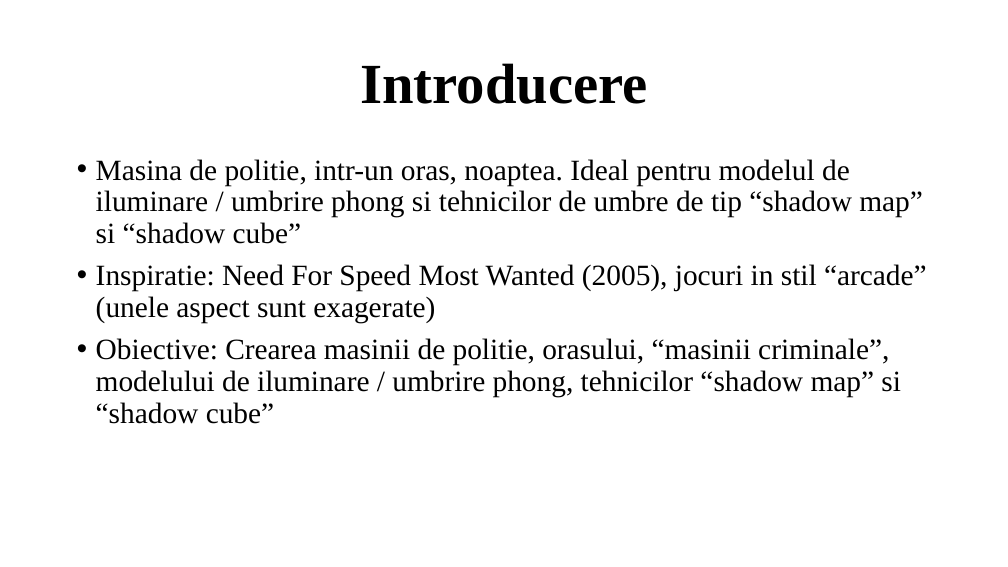
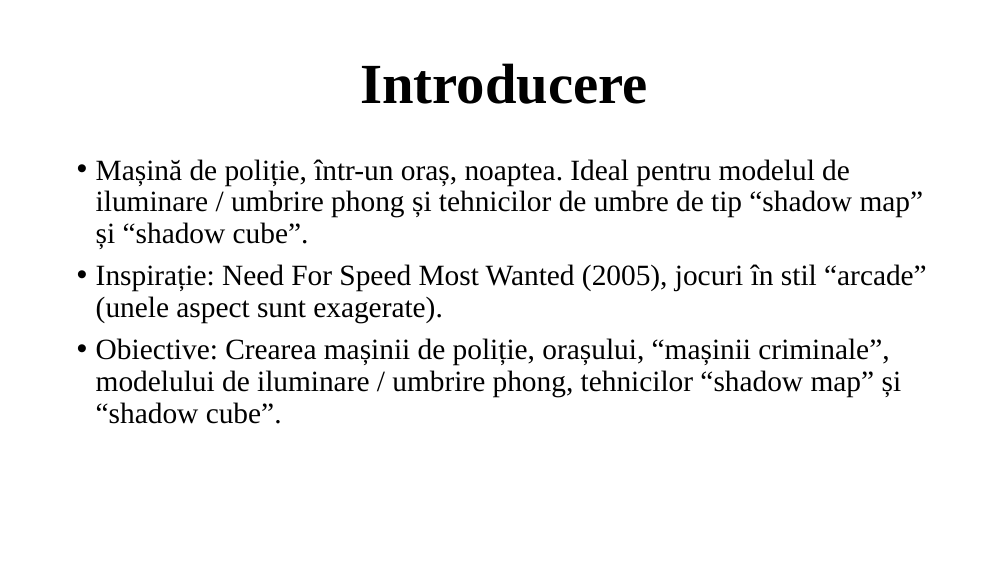
Before and after one commit to RarincaRobertMario/ProiectSPG, a slide deck: slide 2 of PresentareSPG.pptx. Drawn at 1008x567 pixels with LibreOffice and Linux fonts; fonts in the diff are those of the drawing. Boxes give left, top, right and bottom in pixels: in the first picture for what was removed or moved away, otherwise in the second. Text is boxed around its words. In the diff, an @@ line names an element or a change of style, - is before the commit and + after.

```diff
--- a/PresentareSPG.pptx
+++ b/PresentareSPG.pptx
@@ text at [96, 159, 927, 424]: text changed @@
-• Masina de politie, intr-un oras, noaptea. Ideal pentru modelul de iluminare / umbrire phong si tehnicilor de umbre de tip “shadow map” si “shadow cube”
-• Inspiratie: Need For Speed Most Wanted (2005), jocuri in stil “arcade” (unele aspect sunt exagerate)
-• Obiective: Crearea masinii de politie, orasului, “masinii criminale”, modelului de iluminare / umbrire phong, tehnicilor “shadow map” si “shadow cube”
+• Mașină de poliție, într-un oraș, noaptea. Ideal pentru modelul de iluminare / umbrire phong și tehnicilor de umbre de tip “shadow map” și “shadow cube”.
+• Inspirație: Need For Speed Most Wanted (2005), jocuri în stil “arcade” (unele aspect sunt exagerate).
+• Obiective: Crearea mașinii de poliție, orașului, “mașinii criminale”, modelului de iluminare / umbrire phong, tehnicilor “shadow map” și “shadow cube”.
```
Also in this commit, not shown: 4 other slides changed, 1 other file.
